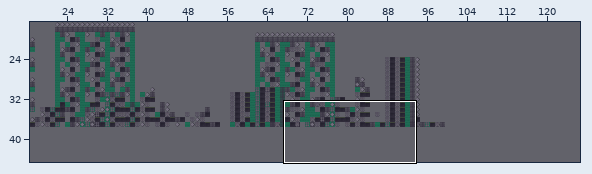
Level history. Tiled map: assets/maps/stage3_1_la_entrada_de_piedra/stage3_1_la_entrada_de_piedra.tmx. Above: a wide view before the commit, with the close-up outlined.
Close-up. As it was:
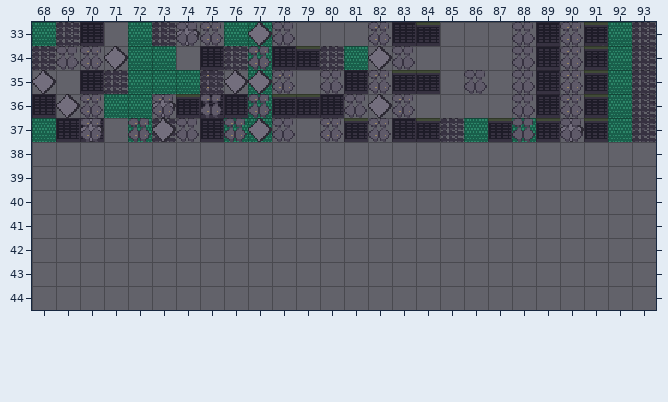
Cells are 16x16 px. Shown: x 68..93, y 33..44. The commit also changed other parts of the map, which this record leaves out. The old version is drawn lined up with the new one.
After the commit:
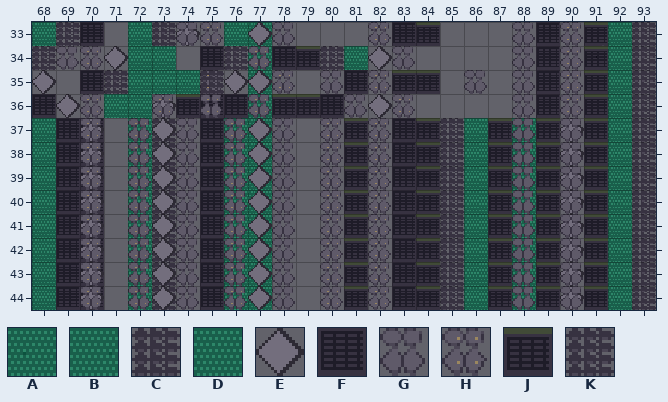
Key: from "tileset_invenio_gothic_v5": A 76, B 92, C 93, D 100, E 102, F 105, G 312, H 314, J 323, K 421.
_ is an empty cell.
Edits made:
Changed rows in their new state; . is an unchanged cell.
map size 100x38 -> 160x45 cells
Layer "BG_Mid":
first column x 70:
38 F.DC..BD............H..K
39 F.DC..BD............H..K
40 F.DC..BD............H..K
41 F.DC..BD............H..K
42 F.DC..BD............H..K
43 F.DC..BD............H..K
44 F.DC..BD............H..K
Layer "Terrain":
first column x 70:
38 E.HEGFHEG.HJHFJC..A.E.AC
39 E.HEGFHEG.HJHFJC..A.E.AC
40 E.HEGFHEG.HJHFJC..A.E.AC
41 E.HEGFHEG.HJHFJC..A.E.AC
42 E.HEGFHEG.HJHFJC..A.E.AC
43 E.HEGFHEG.HJHFJC..A.E.AC
44 E.HEGFHEG.HJHFJC..A.E.AC
Layer "Terrain_Detail":
first column x 68:
38 DFH...............DJGJGJ
39 DFH...............DJGJGJ
40 DFH...............DJGJGJ
41 DFH...............DJGJGJ
42 DFH...............DJGJGJ
43 DFH...............DJGJGJ
44 DFH...............DJGJGJ
Where, in picture pixels (left, top, right, bottom), the same in both close-ups:
added: (32, 142, 104, 310)
added: (128, 142, 295, 310)
added: (320, 142, 656, 310)
